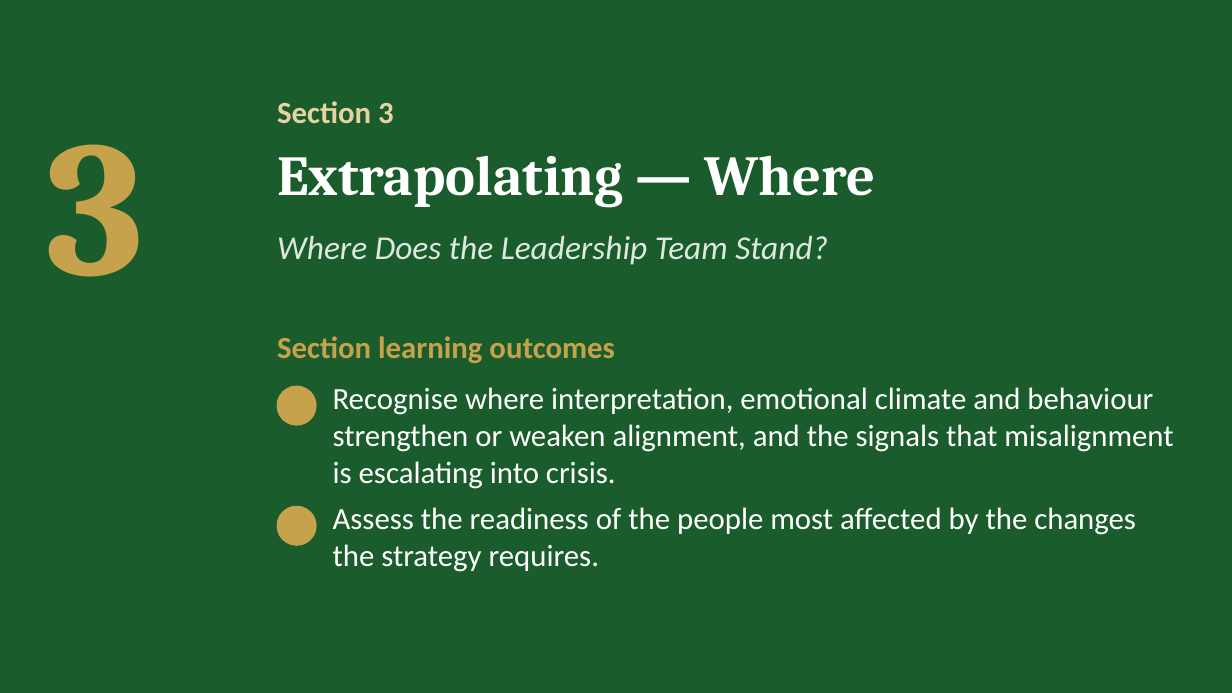
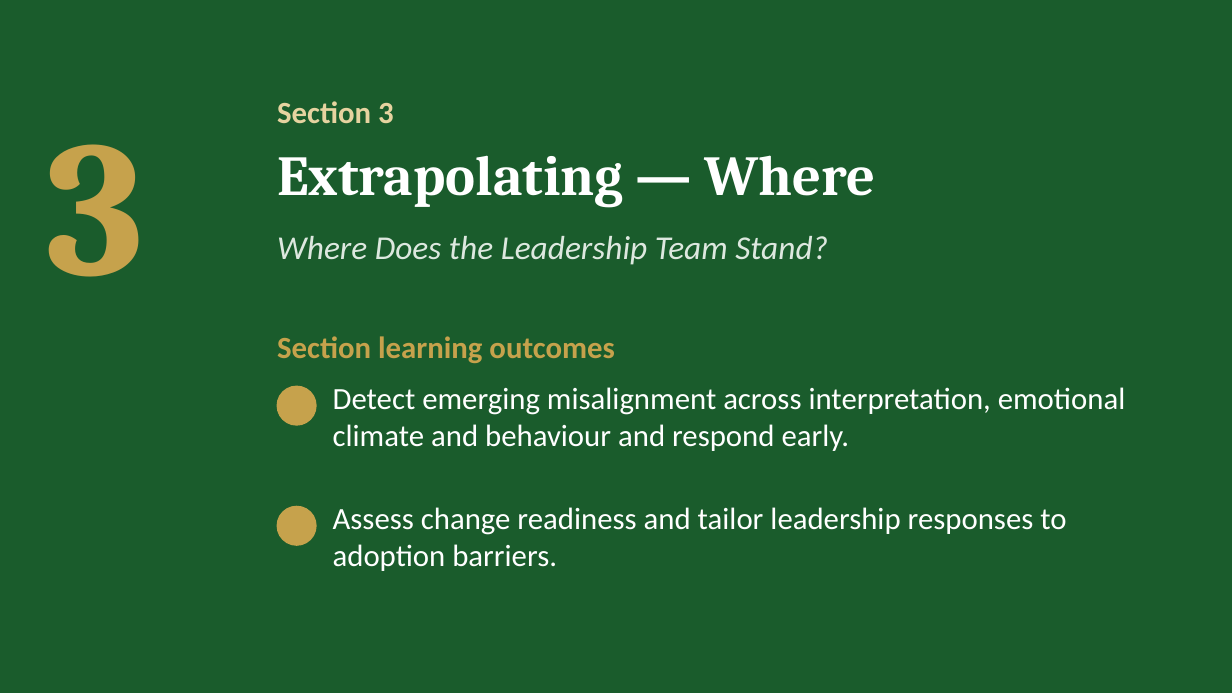
Before and after one commit to IBSL26/ibsl-platform, a slide deck: slide 25 of Unit decks/Unit 05 - Aligning Heart & Mind.pptx. Drawn at 1232x693 pixels with LibreOffice and Linux fonts; fonts in the diff are those of the drawing; background and template pictures are left out. Boxes give left, top, right and bottom in pixels: in the first picture for what was removed or moved away, otherwise in the second. Text is boxed around its words. In the diff, an @@ line names an element or a change of style, - is before the commit and + after.

```diff
--- a/Unit decks/Unit 05 - Aligning Heart & Mind.pptx
+++ b/Unit decks/Unit 05 - Aligning Heart & Mind.pptx
@@ text at (x1=333, y1=387, x2=1125, y2=451): text changed @@
-Recognise where interpretation, emotional climate and behaviour strengthen or weaken alignment, and the signals that misalignment is escalating into crisis.
+Detect emerging misalignment across interpretation, emotional climate and behaviour and respond early.
@@ text at (x1=333, y1=507, x2=1066, y2=571): text changed @@
-Assess the readiness of the people most affected by the changes the strategy requires.
+Assess change readiness and tailor leadership responses to adoption barriers.
```
Also in this commit, not shown: 5 other slides changed, 27 other files.
